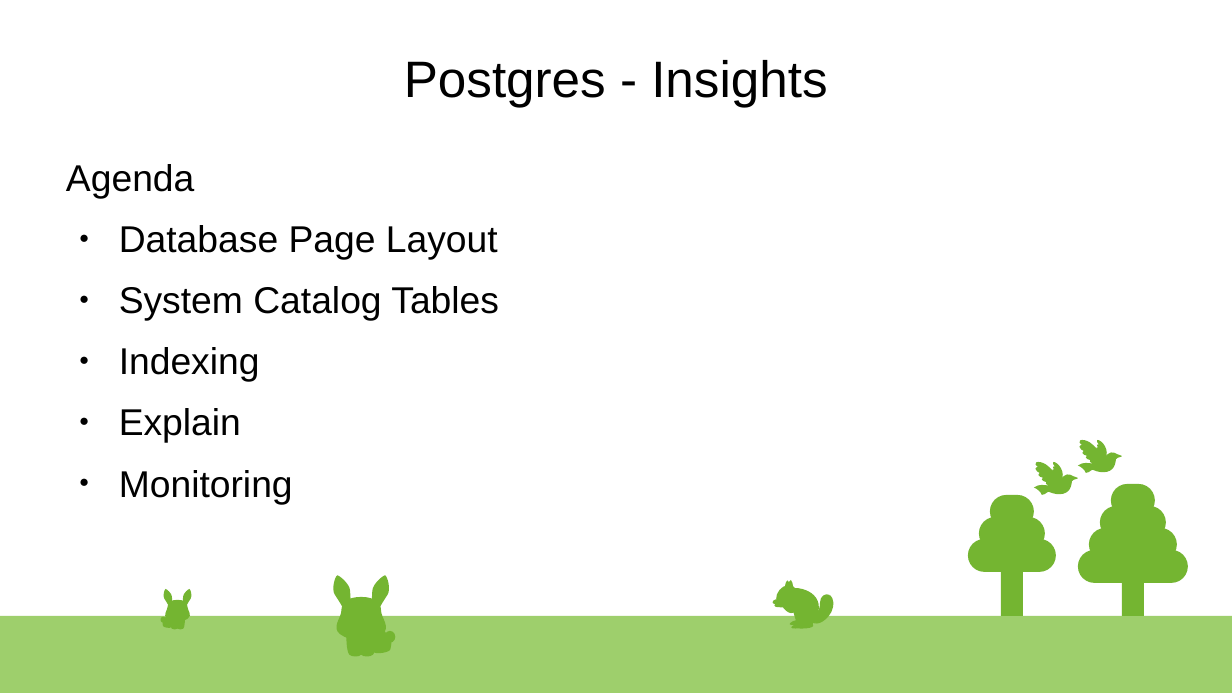
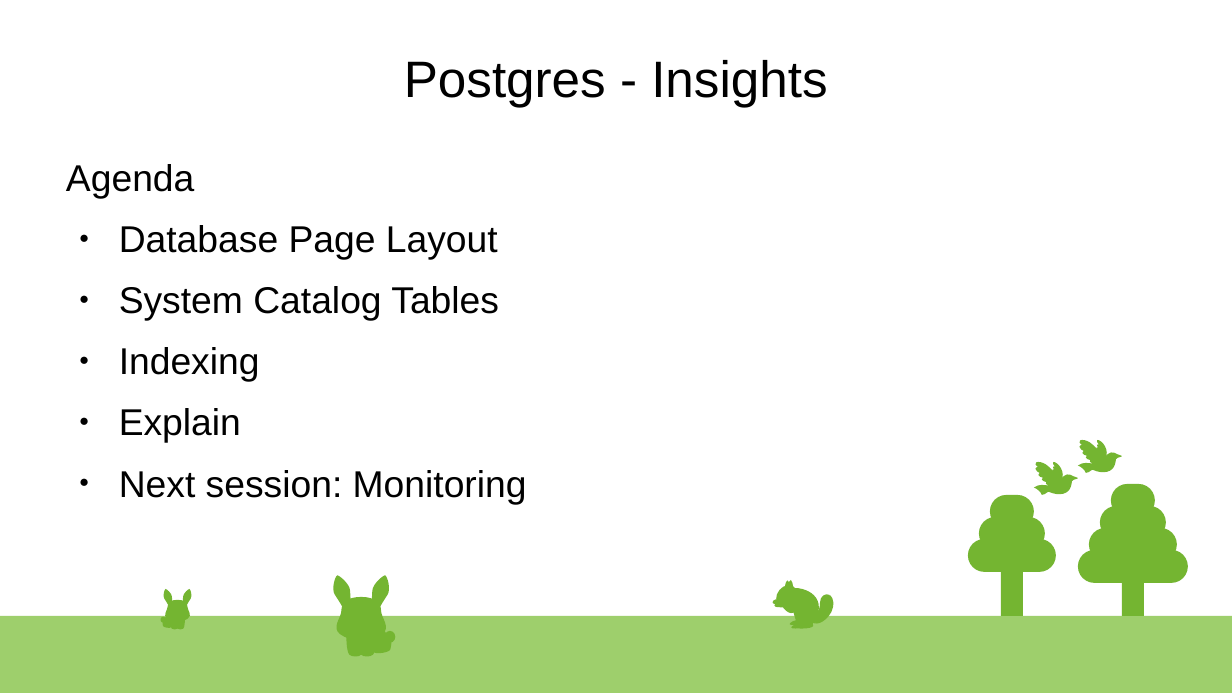
Before and after one commit to rsibanez89/postgres-indexing, a slide deck: slide 1 of Presentation.odp. Drawn at 1232x693 pixels with LibreOffice and Linux fonts; fonts in the diff are those of the drawing. Boxes give left, top, right and bottom in pixels: in the first picture for what was removed or moved away, otherwise in the second. Text is boxed around its words. In the diff, an @@ line names an element or a change of style, - is before the commit and + after.

```diff
--- a/Presentation.odp
+++ b/Presentation.odp
@@ text at (119, 470, 527, 504): text changed @@
-● Monitoring
+● Next session: Monitoring
```
Also in this commit, not shown: 3 other slides changed, 1 slide added, 1 slide removed, 1 other file.
